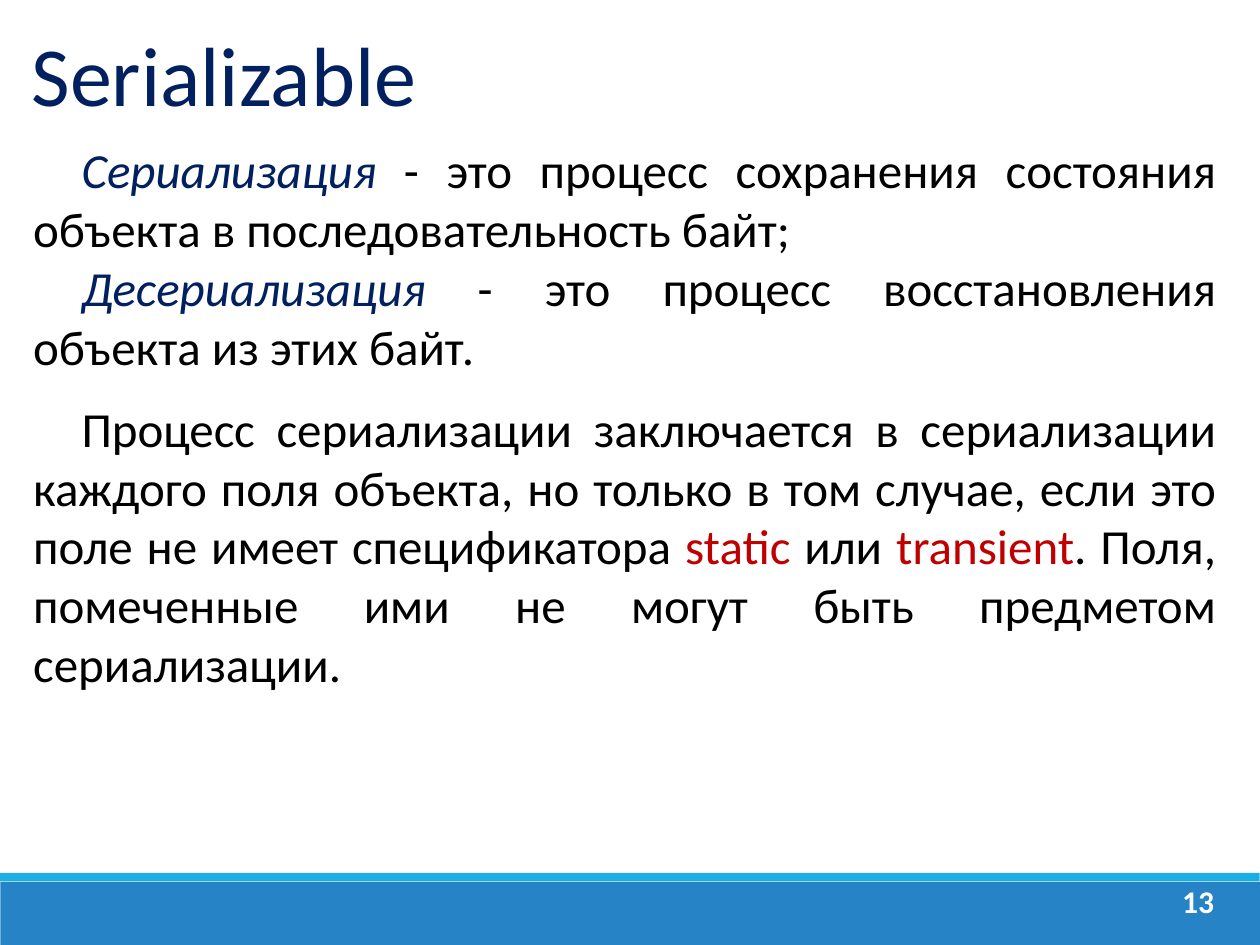
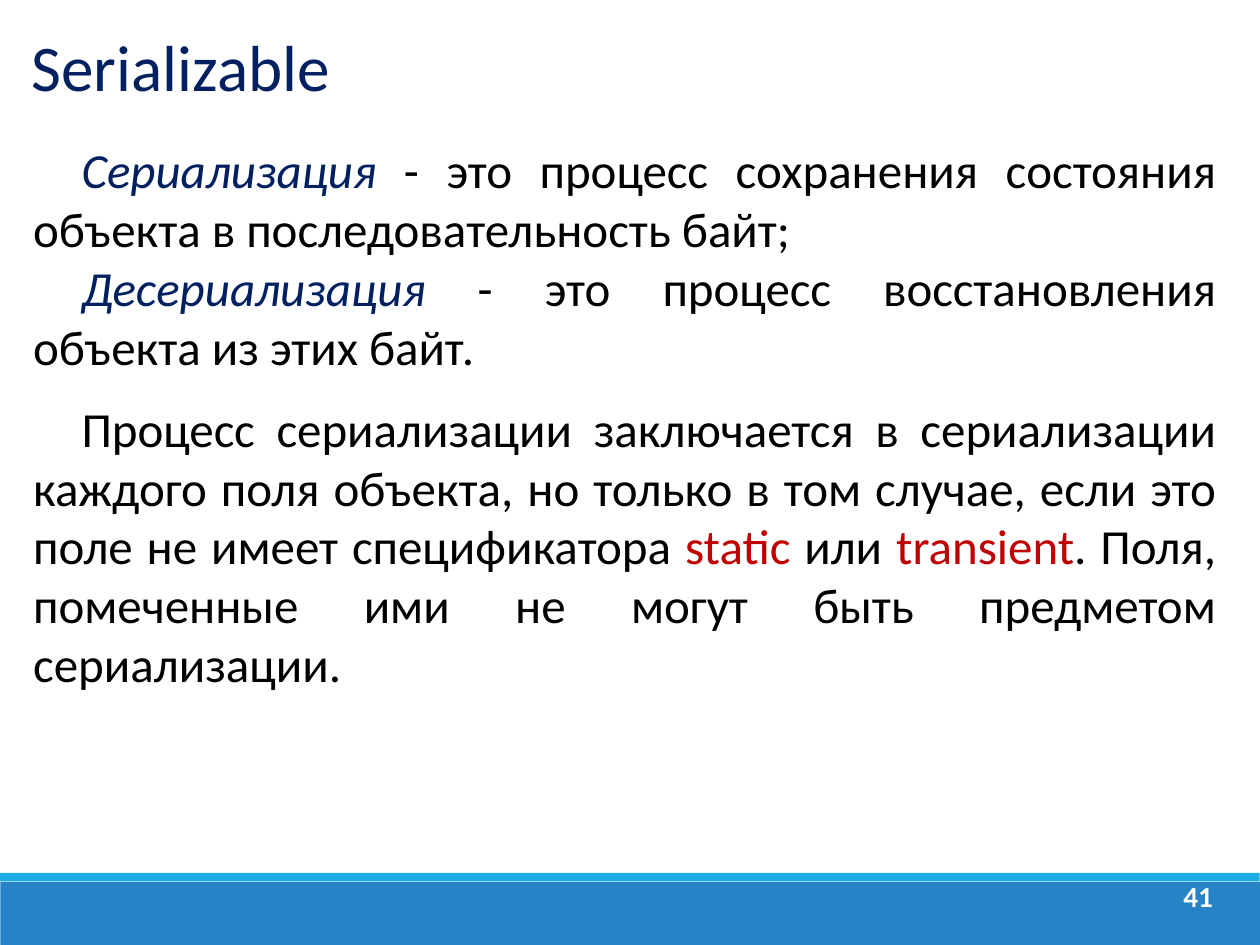
Before and after one commit to dmitry-academy/academy_5220, a slide deck: slide 41 of academy5220/resources/presentations_old/Java_Lection_11.Потоки ввода вывода.ppt (slide 13 before the commit). Drawn at 1260x945 pixels with LibreOffice and Linux fonts; fonts in the diff are those of the drawing; background and template pictures are left out. Boxes give left, top, right and bottom in pixels: in the first picture for what was removed or moved away, otherwise in the second. Text is boxed around its words. In the diff, an @@ line names an element or a change of style, - is before the commit and + after.

```diff
--- a/academy5220/resources/presentations_old/Java_Lection_11.Потоки ввода вывода.ppt
+++ b/academy5220/resources/presentations_old/Java_Lection_11.Потоки ввода вывода.ppt
@@ text "Serializable" at box(32, 45, 330, 92): size 48 to 37.2 pt; line spacing 1 to 0.8 @@
@@ page number at box(1183, 888, 1212, 907): text changed; size 18 to 16.6 pt @@
-13
+41
```
Also in this commit, not shown: 8 other slides changed, 30 slides added, 2 slides removed, 18 other files.
